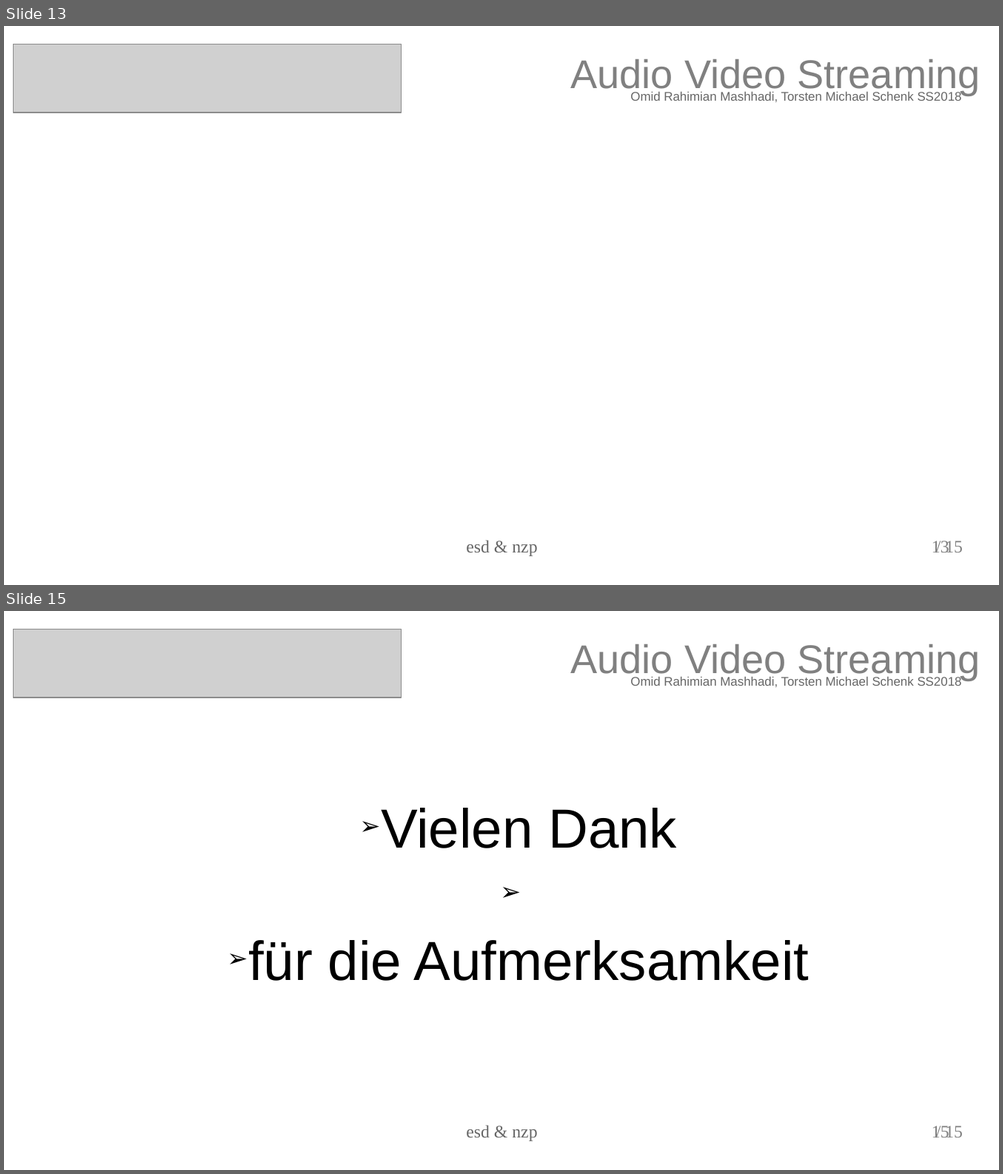
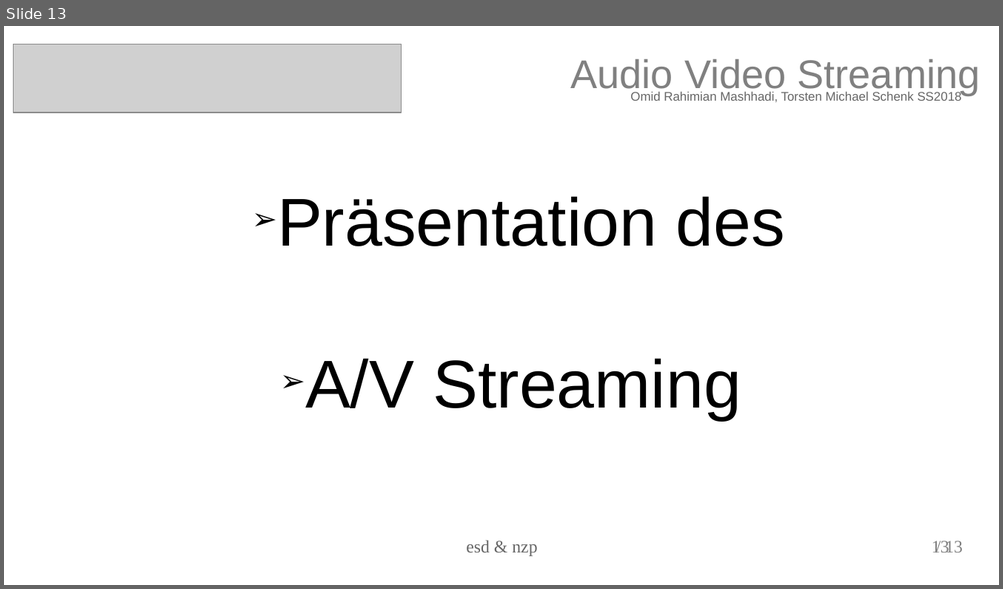
Before and after one commit to torstenschenk/beuth-avatar-ss2018, a slide deck: Presentation/Projekt/AVstreaming-Gruppe-15.odp. Shown one above the other, each under a label of ours: slides 13 and 15 before the commit, slide 13 after it; the slides between them are not shown. The pictures are 1003x1174 and 1003x589 pixels, drawn with LibreOffice and Linux fonts; fonts in the diff are those of the drawing; grey boxes stand for pictures. Boxes give left, top, right and bottom in pixels: in the first picture for what was removed or moved away, otherwise in the second. Text is boxed around its words. In the diff, an @@ line names an element or a change of style, - is before the commit and + after.

```diff
--- a/Presentation/Projekt/AVstreaming-Gruppe-15.odp
+++ b/Presentation/Projekt/AVstreaming-Gruppe-15.odp
@@ slide 15 removed at <box>4,611,999,1170</box>, background #FFFFFF @@
@@ picture removed at <box>13,629,401,698</box> @@
@@ text removed at <box>570,644,980,680</box> @@
-Audio Video Streaming
@@ text removed at <box>630,676,962,687</box> @@
-Omid Rahimian Mashhadi, Torsten Michael Schenk SS2018
@@ text removed at <box>248,808,809,981</box> @@
-➢ Vielen Dank
-➢ für die Aufmerksamkeit
@@ text removed at <box>466,1125,537,1142</box> @@
-esd & nzp
@@ text removed at <box>931,1126,949,1138</box> @@
-/ 15
@@ page number removed at <box>945,1126,962,1138</box> @@
-15
@@ slide 13 changed as well @@
@@ text added at <box>277,196,784,420</box>, 54 pt, text #000000 @@
+➢ Präsentation des
+➢ A/V Streaming
@@ text at <box>931,541,949,553</box>: text changed @@
-/ 15
+/ 13
```
Also in this commit, not shown: 11 other slides changed, 1 other slide removed.
